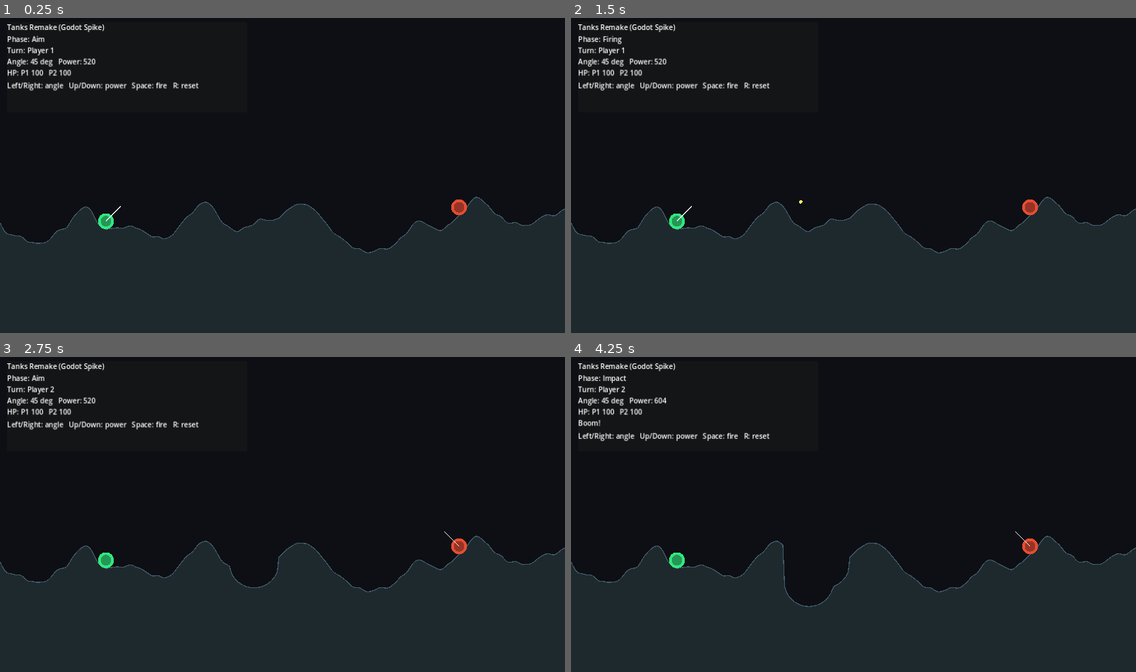
Above: before the commit, frames 1-4 (two rows, left to right).
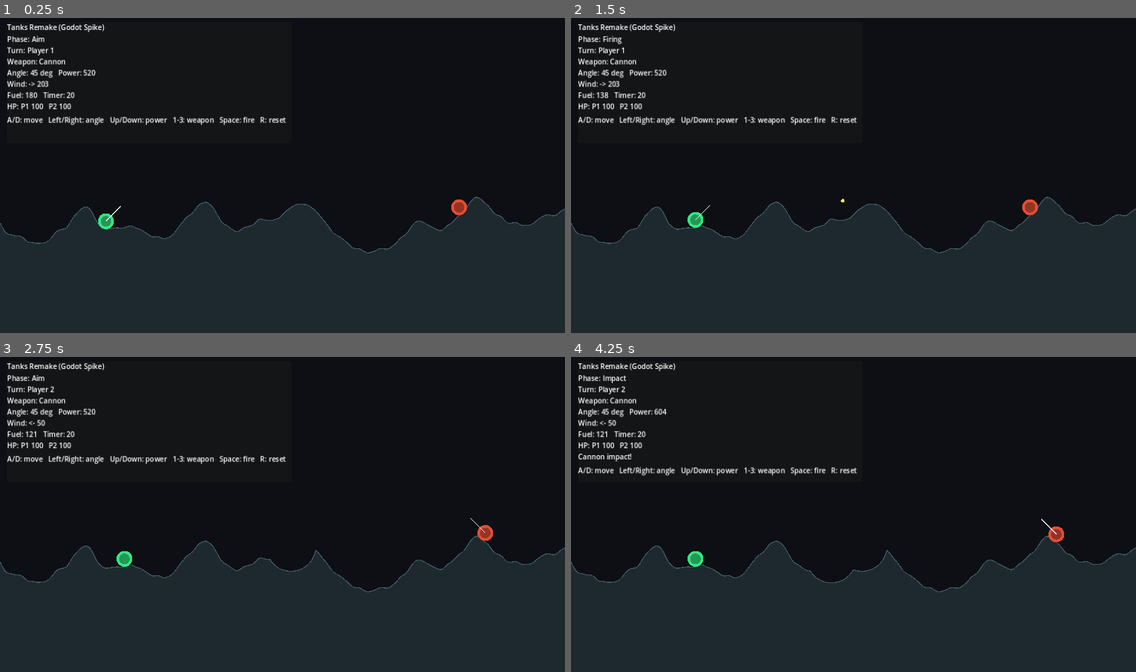
Above: after the commit, the same moments.

Repository: Prekzursil/TanksFlashMobile
Game: Godot game, scene res://scenes/Main.tscn
Two runs of this game, one before a commit and one after it. Both use one fixed random seed, a clock stepped at 60 frames per second and the inputs below.
Inputs:
- Up to frame 1 (0.25 s): no input
- Up to frame 2 (1.5 s): tap Enter at 0.5 s; hold D 0.53-1.28 s; tap 1 at 0.6 s; tap Space at 0.77, 1.25 s; tap 2 at 0.8, 1.35 s; hold Down from 1.28 s (still down)
- Up to frame 3 (2.75 s): tap Space at 1.52 s; tap 3 at 1.55, 2.1 s; tap Enter at 2 s; release Down at 2.03 s; hold D from 2.03 s (still down); tap 1 at 2.3 s
- Up to frame 4 (4.25 s): release D at 2.78 s; hold Up 2.78-3.53 s; tap 1 at 2.85 s; tap Space at 3.02, 3.5, 3.77 s; tap 2 at 3.05, 3.6 s; hold A from 3.53 s (still down); tap 3 at 3.8 s

The runs differ from the first frame. In frame 1, 1.7% of the frame differs, in the area x 1-51%, y 12-35%; in frame 2, 2.0%; in frame 3, 3.1%; in frame 4, 3.6%, in the area x 1-88%, y 12-80%.

Commit message:
feat: expand Godot spike core gameplay

Diff:
--- a/apps/remake-godot/scenes/Main.tscn
+++ b/apps/remake-godot/scenes/Main.tscn
@@ -22,14 +22,14 @@
 anchors_preset = 0
 offset_left = 16.0
 offset_top = 16.0
-offset_right = 560.0
-offset_bottom = 220.0
+offset_right = 660.0
+offset_bottom = 290.0
 
 [node name="VBox" type="VBoxContainer" parent="UI/Hud/Panel"]
 offset_left = 10.0
 offset_top = 10.0
-offset_right = 534.0
-offset_bottom = 194.0
+offset_right = 634.0
+offset_bottom = 264.0
 
 [node name="TitleLabel" type="Label" parent="UI/Hud/Panel/VBox"]
 text = "Tanks Remake (Godot Spike)"
--- a/apps/remake-godot/scripts/main.gd
+++ b/apps/remake-godot/scripts/main.gd
@@ -11,10 +11,19 @@
 
 const GRAVITY := 900.0
 
+const MOVE_SPEED_PX_PER_SEC := 210.0
+const TURN_FUEL_MAX := 180.0
+const FUEL_COST_PER_PX := 1.0
+const TURN_TIME_SEC := 20.0
+
+const WIND_ACCEL_MIN := -240.0
+const WIND_ACCEL_MAX := 240.0
+
 const TANK_RADIUS := 18.0
-const PROJECTILE_RADIUS := 4.0
-const BLAST_RADIUS := 72.0
-const CRATER_RADIUS := 56.0
+
+const DEFAULT_PROJECTILE_RADIUS := 4.0
+const DEFAULT_BLAST_RADIUS := 72.0
+const DEFAULT_CRATER_RADIUS := 56.0
 
 const ANGLE_MIN_DEG := 5.0
 const ANGLE_MAX_DEG := 85.0
@@ -25,6 +34,32 @@
 const POWER_SPEED_PER_SEC := 360.0
 
 const EXPLOSION_COOLDOWN_SEC := 0.65
+
+class Weapon:
+	var name: String
+	var blast_radius: float
+	var crater_radius: float
+	var max_damage: float
+	var speed_multiplier: float
+	var projectile_radius: float
+	var projectile_color: Color
+
+	func _init(
+		weapon_name: String,
+		blast_radius_value: float,
+		crater_radius_value: float,
+		max_damage_value: float,
+		speed_multiplier_value: float,
+		projectile_radius_value: float,
+		projectile_color_value: Color
+	) -> void:
+		name = weapon_name
+		blast_radius = blast_radius_value
+		crater_radius = crater_radius_value
+		max_damage = max_damage_value
+		speed_multiplier = speed_multiplier_value
+		projectile_radius = projectile_radius_value
+		projectile_color = projectile_color_value
 
 class Tank:
 	var id: int
@@ -33,6 +68,7 @@
 	var hp := 100.0
 	var aim_angle_deg := 45.0
 	var power := 520.0
+	var weapon_idx := 0
 	var color: Color
 
 	func _init(id_value: int, start_pos: Vector2, color_value: Color) -> void:
@@ -49,6 +85,11 @@
 var _message := ""
 var _cooldown := 0.0
 
+var _weapons: Array[Weapon] = []
+var _wind_accel := 0.0
+var _turn_fuel_left := TURN_FUEL_MAX
+var _turn_time_left := TURN_TIME_SEC
+
 var _terrain_y := PackedFloat32Array()
 var _terrain_polyline := PackedVector2Array()
 var _terrain_fill := PackedVector2Array()
@@ -59,12 +100,16 @@
 var _projectile_active := false
 var _projectile_pos := Vector2.ZERO
 var _projectile_vel := Vector2.ZERO
+var _projectile_weapon_idx := 0
+var _projectile_radius := DEFAULT_PROJECTILE_RADIUS
+var _projectile_color := Color(1.0, 0.9, 0.4)
 
 @onready var _status_label: Label = $"UI/Hud/Panel/VBox/StatusLabel"
 @onready var _help_label: Label = $"UI/Hud/Panel/VBox/HelpLabel"
 
 func _ready() -> void:
 	randomize()
+	_init_weapons()
 	_init_match()
 
 func _init_match() -> void:
@@ -77,8 +122,47 @@
 	_current_tank_idx = 0
 	_init_terrain()
 	_init_tanks()
+	_start_turn(_current_tank_idx)
 	_update_ui()
 	queue_redraw()
+
+func _init_weapons() -> void:
+	_weapons.clear()
+	_weapons.append(Weapon.new(
+		"Cannon",
+		DEFAULT_BLAST_RADIUS,
+		DEFAULT_CRATER_RADIUS,
+		70.0,
+		1.0,
+		DEFAULT_PROJECTILE_RADIUS,
+		Color(1.0, 0.9, 0.4)
+	))
+	_weapons.append(Weapon.new(
+		"Heavy",
+		92.0,
+		72.0,
+		90.0,
+		0.85,
+		5.0,
+		Color(1.0, 0.75, 0.35)
+	))
+	_weapons.append(Weapon.new(
+		"Sniper",
+		56.0,
+		36.0,
+		60.0,
+		1.25,
+		3.0,
+		Color(0.75, 0.9, 1.0)
+	))
+
+func _start_turn(player_idx: int) -> void:
+	_current_tank_idx = clampi(player_idx, 0, _tanks.size() - 1)
+	_turn_fuel_left = TURN_FUEL_MAX
+	_turn_time_left = TURN_TIME_SEC
+	_wind_accel = randf_range(WIND_ACCEL_MIN, WIND_ACCEL_MAX)
+	if absf(_wind_accel) < 25.0:
+		_wind_accel = 0.0
 
 func _unhandled_input(event: InputEvent) -> void:
 	if not (event is InputEventKey):
@@ -93,6 +177,12 @@
 		KEY_SPACE:
 			if _phase == Phase.AIM and not _projectile_active and _cooldown <= 0.0:
 				_fire(_tanks[_current_tank_idx])
+		KEY_1:
+			_set_weapon_for_current(0)
+		KEY_2:
+			_set_weapon_for_current(1)
+		KEY_3:
+			_set_weapon_for_current(2)
 
 func _process(delta: float) -> void:
 	if _phase == Phase.GAMEOVER:
@@ -124,6 +214,14 @@
 	if tank.hp <= 0.0:
 		_end_turn_or_game()
 		return
+
+	_turn_time_left = maxf(0.0, _turn_time_left - delta)
+	if _turn_time_left == 0.0 and not _projectile_active:
+		_message = "Timer expired!"
+		_fire(tank)
+		return
+
+	_try_move_tank(tank, delta)
 
 	var angle_delta := ANGLE_SPEED_DEG_PER_SEC * delta
 	if Input.is_key_pressed(KEY_LEFT):
@@ -136,6 +234,56 @@
 		tank.power = clampf(tank.power - power_delta, POWER_MIN, POWER_MAX)
 	if Input.is_key_pressed(KEY_UP):
 		tank.power = clampf(tank.power + power_delta, POWER_MIN, POWER_MAX)
+
+func _try_move_tank(tank: Tank, delta: float) -> void:
+	if _turn_fuel_left <= 0.0:
+		return
+	if tank.vel.length_squared() > 0.0001:
+		return
+
+	var ground_y := _terrain_surface_y(tank.pos.x) - TANK_RADIUS
+	if absf(tank.pos.y - ground_y) > 0.75:
+		return
+
+	var move_dir := 0
+	if Input.is_key_pressed(KEY_A):
+		move_dir -= 1
+	if Input.is_key_pressed(KEY_D):
+		move_dir += 1
+	if move_dir == 0:
+		return
+
+	var desired_x := tank.pos.x + float(move_dir) * MOVE_SPEED_PX_PER_SEC * delta
+	desired_x = clampf(desired_x, TANK_RADIUS, float(VIEWPORT_WIDTH) - TANK_RADIUS)
+	desired_x = _avoid_tank_overlap(tank, desired_x)
+	desired_x = clampf(desired_x, TANK_RADIUS, float(VIEWPORT_WIDTH) - TANK_RADIUS)
+
+	var dist := absf(desired_x - tank.pos.x)
+	var fuel_cost := dist * FUEL_COST_PER_PX
+	if fuel_cost > _turn_fuel_left:
+		var allowed_dist := _turn_fuel_left / FUEL_COST_PER_PX
+		desired_x = tank.pos.x + float(move_dir) * allowed_dist
+		desired_x = clampf(desired_x, TANK_RADIUS, float(VIEWPORT_WIDTH) - TANK_RADIUS)
+		desired_x = _avoid_tank_overlap(tank, desired_x)
+		desired_x = clampf(desired_x, TANK_RADIUS, float(VIEWPORT_WIDTH) - TANK_RADIUS)
+
+		dist = absf(desired_x - tank.pos.x)
+		fuel_cost = dist * FUEL_COST_PER_PX
+
+	tank.pos.x = desired_x
+	_turn_fuel_left = maxf(0.0, _turn_fuel_left - fuel_cost)
+
+func _avoid_tank_overlap(moving_tank: Tank, desired_x: float) -> float:
+	var min_sep := TANK_RADIUS * 2.0 + 10.0
+	for tank in _tanks:
+		if tank == moving_tank:
+			continue
+		if tank.hp <= 0.0:
+			continue
+		var dx := desired_x - tank.pos.x
+		if absf(dx) < min_sep:
+			desired_x = tank.pos.x + (min_sep if dx >= 0.0 else -min_sep)
+	return desired_x
 
 func _tick_tanks(delta: float) -> void:
 	for tank in _tanks:
@@ -154,6 +302,7 @@
 
 func _tick_projectile(delta: float) -> void:
 	_phase = Phase.FIRING
+	_projectile_vel.x += _wind_accel * delta
 	_projectile_vel.y += GRAVITY * delta
 	_projectile_pos += _projectile_vel * delta
 
@@ -168,7 +317,7 @@
 	for tank in _tanks:
 		if tank.hp <= 0.0:
 			continue
-		if tank.pos.distance_to(_projectile_pos) <= (TANK_RADIUS + PROJECTILE_RADIUS):
+		if tank.pos.distance_to(_projectile_pos) <= (TANK_RADIUS + _projectile_radius):
 			_explode_at(_projectile_pos)
 			return
 
@@ -177,12 +326,19 @@
 		_explode_at(Vector2(_projectile_pos.x, _terrain_surface_y(_projectile_pos.x)))
 
 func _fire(tank: Tank) -> void:
+	if _weapons.is_empty():
+		return
+	var weapon_idx := clampi(tank.weapon_idx, 0, _weapons.size() - 1)
+	var weapon := _weapons[weapon_idx]
 	var angle_rad := deg_to_rad(tank.aim_angle_deg)
 	var dir := Vector2(cos(angle_rad) * tank.facing_sign(), -sin(angle_rad)).normalized()
 
+	_projectile_weapon_idx = weapon_idx
+	_projectile_radius = weapon.projectile_radius
+	_projectile_color = weapon.projectile_color
 	_projectile_active = true
-	_projectile_pos = tank.pos + dir * (TANK_RADIUS + PROJECTILE_RADIUS + 2.0)
-	_projectile_vel = dir * tank.power
+	_projectile_pos = tank.pos + dir * (TANK_RADIUS + _projectile_radius + 2.0)
+	_projectile_vel = dir * tank.power * weapon.speed_multiplier
 	_message = ""
 
 func _explode_at(center: Vector2) -> void:
@@ -191,12 +347,17 @@
 	_phase = Phase.EXPLODING
 	_cooldown = EXPLOSION_COOLDOWN_SEC
 
-	_carve_crater(center, CRATER_RADIUS)
-	_apply_explosion_damage(center, BLAST_RADIUS)
-	_message = "Boom!"
-
-func _apply_explosion_damage(center: Vector2, radius: float) -> void:
-	var max_damage := 70.0
+	var weapon := _weapons[_projectile_weapon_idx] if not _weapons.is_empty() else null
+	if weapon != null:
+		_carve_crater(center, weapon.crater_radius)
+		_apply_explosion_damage(center, weapon.blast_radius, weapon.max_damage)
+		_message = "%s impact!" % weapon.name
+	else:
+		_carve_crater(center, DEFAULT_CRATER_RADIUS)
+		_apply_explosion_damage(center, DEFAULT_BLAST_RADIUS, 70.0)
+		_message = "Boom!"
+
+func _apply_explosion_damage(center: Vector2, radius: float, max_damage: float) -> void:
 	for tank in _tanks:
 		if tank.hp <= 0.0:
 			continue
@@ -225,9 +386,19 @@
 	var next_idx := (_current_tank_idx + 1) % _tanks.size()
 	while _tanks[next_idx].hp <= 0.0:
 		next_idx = (next_idx + 1) % _tanks.size()
-	_current_tank_idx = next_idx
+	_start_turn(next_idx)
 	_phase = Phase.AIM
 	_message = ""
+
+func _set_weapon_for_current(weapon_idx: int) -> void:
+	if _cooldown > 0.0 or _projectile_active or _phase != Phase.AIM:
+		return
+	if _weapons.is_empty():
+		return
+	var tank := _tanks[_current_tank_idx]
+	if tank.hp <= 0.0:
+		return
+	tank.weapon_idx = clampi(weapon_idx, 0, _weapons.size() - 1)
 
 func _init_tanks() -> void:
 	_tanks.clear()
@@ -312,6 +483,11 @@
 	var current := _tanks[_current_tank_idx] if _tanks.size() > 0 else null
 	var p1hp := int(round(_tanks[0].hp)) if _tanks.size() > 0 else 0
 	var p2hp := int(round(_tanks[1].hp)) if _tanks.size() > 1 else 0
+
+	var weapon_name := "?"
+	if current != null and not _weapons.is_empty():
+		var idx := clampi(current.weapon_idx, 0, _weapons.size() - 1)
+		weapon_name = _weapons[idx].name
 
 	var phase_text := "Aim"
 	match _phase:
@@ -335,13 +511,22 @@
 	var lines := PackedStringArray()
 	lines.append("Phase: %s" % phase_text)
 	lines.append("Turn: Player %d" % current_player)
+	lines.append("Weapon: %s" % weapon_name)
 	lines.append("Angle: %d deg   Power: %d" % [int(round(angle)), int(round(power))])
+	lines.append("Wind: %s" % _format_wind())
+	lines.append("Fuel: %d   Timer: %d" % [int(round(_turn_fuel_left)), int(ceil(_turn_time_left))])
 	lines.append("HP: P1 %d   P2 %d" % [p1hp, p2hp])
 	if _message != "":
 		lines.append(_message)
 
 	_status_label.text = "\n".join(lines)
-	_help_label.text = "Left/Right: angle   Up/Down: power   Space: fire   R: reset"
+	_help_label.text = "A/D: move   Left/Right: angle   Up/Down: power   1-3: weapon   Space: fire   R: reset"
+
+func _format_wind() -> String:
+	if absf(_wind_accel) < 0.001:
+		return "calm"
+	var arrow := "->" if _wind_accel > 0.0 else "<-"
+	return "%s %d" % [arrow, int(round(absf(_wind_accel)))]
 
 func _draw() -> void:
 	# Background
@@ -368,4 +553,4 @@
 
 	# Projectile
 	if _projectile_active:
-		draw_circle(_projectile_pos, PROJECTILE_RADIUS, Color(1.0, 0.9, 0.4))
+		draw_circle(_projectile_pos, _projectile_radius, _projectile_color)
Not shown, changed: TODO.md
Not shown, added: docs/GODOT_INPUT_MAPPING.md
Not shown, changed: docs/REIMPLEMENTATION_GODOT.md
Not shown, added: docs/REMAKE_V1_SCOPE.md
Not shown, changed: progress.md
